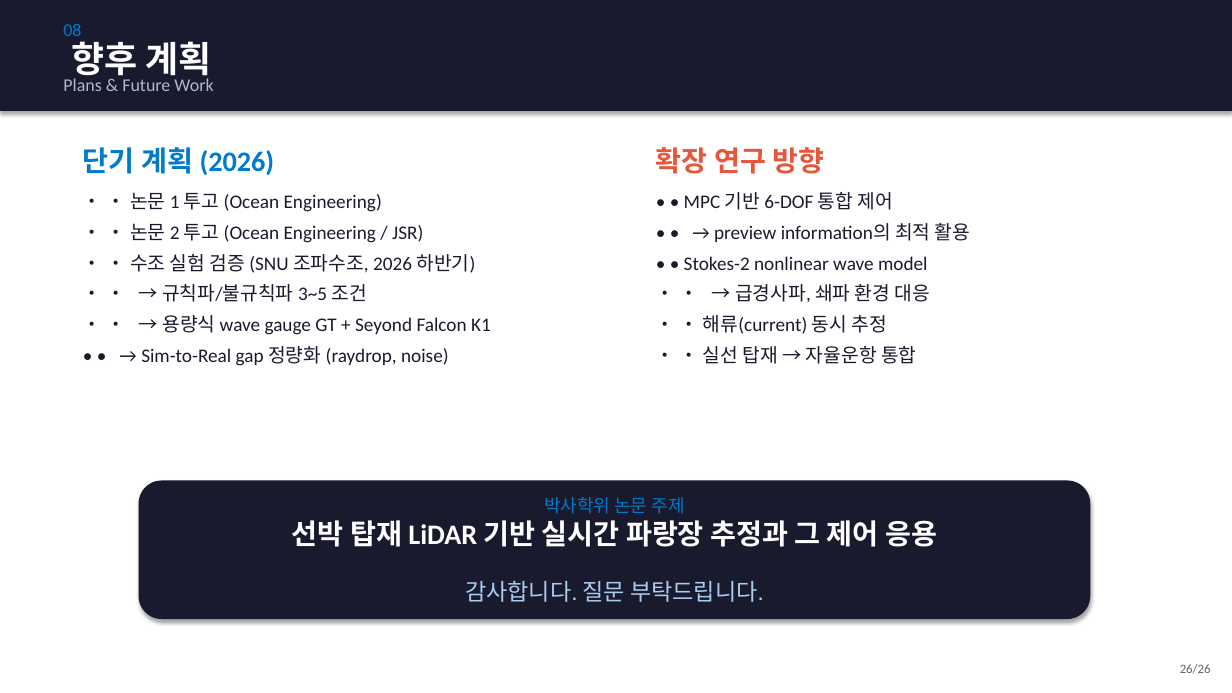
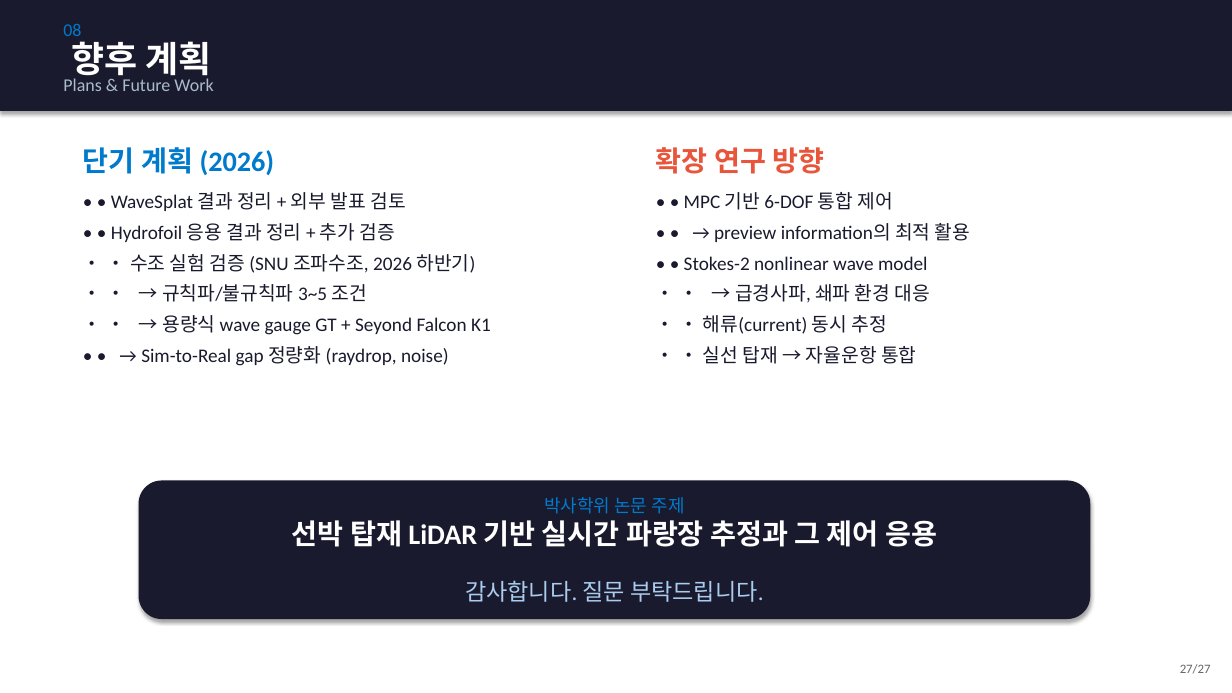
Before and after one commit to SAEYONGPARK94/wavesplat, a slide deck: slide 27 of wavesplat/docs/labmeeting_wavesplat.pptx (slide 26 before the commit). Drawn at 1232x693 pixels with LibreOffice and Linux fonts; fonts in the diff are those of the drawing. Boxes give left, top, right and bottom in pixels: in the first picture for what was removed or moved away, otherwise in the second. Text is boxed around its words. In the diff, an @@ line names an element or a change of style, - is before the commit and + after.

```diff
--- a/wavesplat/docs/labmeeting_wavesplat.pptx
+++ b/wavesplat/docs/labmeeting_wavesplat.pptx
@@ text at (111,192,406,242): text changed @@
-• • 논문 1 투고 (Ocean Engineering)
-• • 논문 2 투고 (Ocean Engineering / JSR)
+• • WaveSplat 결과 정리 + 외부 발표 검토
+• • Hydrofoil 응용 결과 정리 + 추가 검증
@@ text at (1180,664,1211,673): text changed @@
-26/26
+27/27
```
Also in this commit, not shown: 25 other slides changed, 1 slide added, 5 other files.
